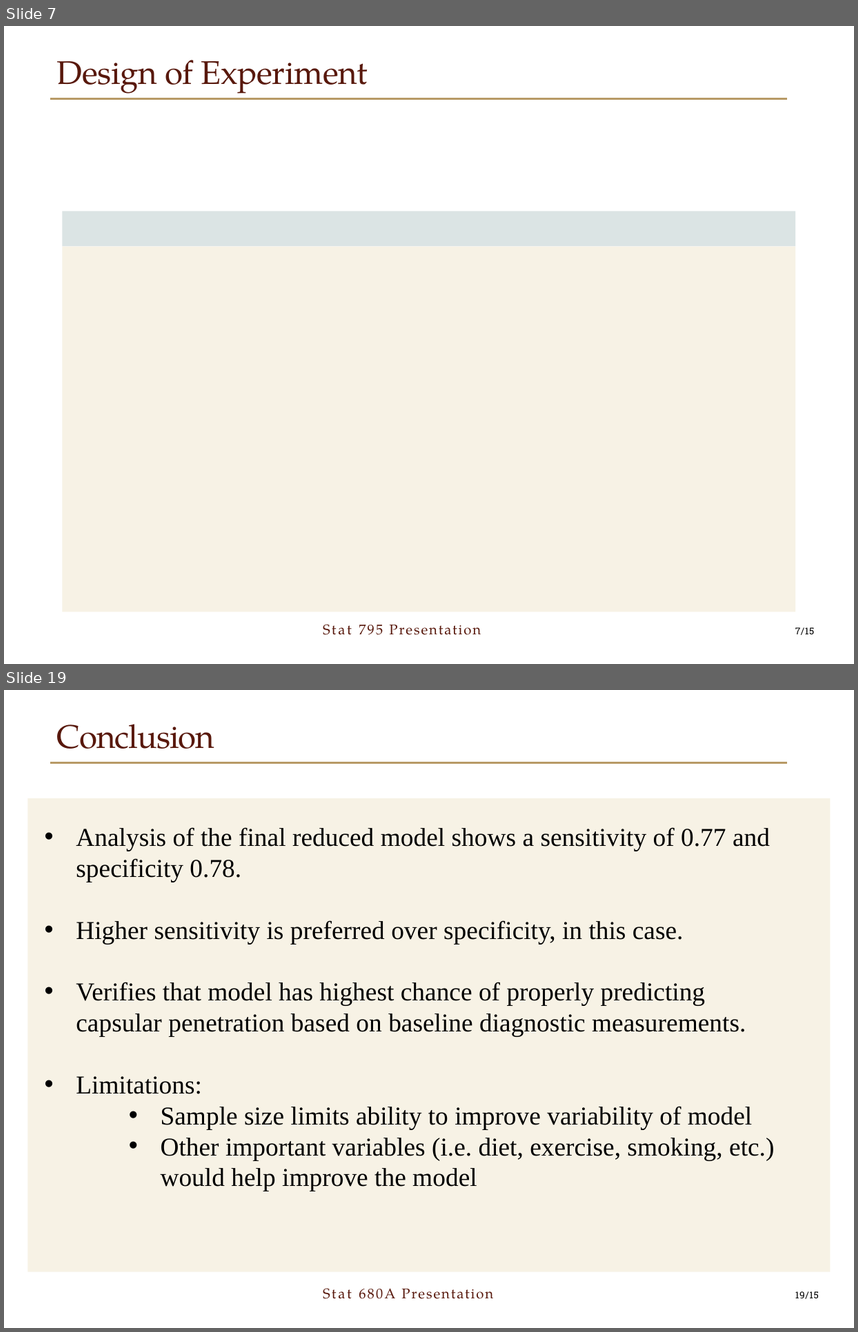
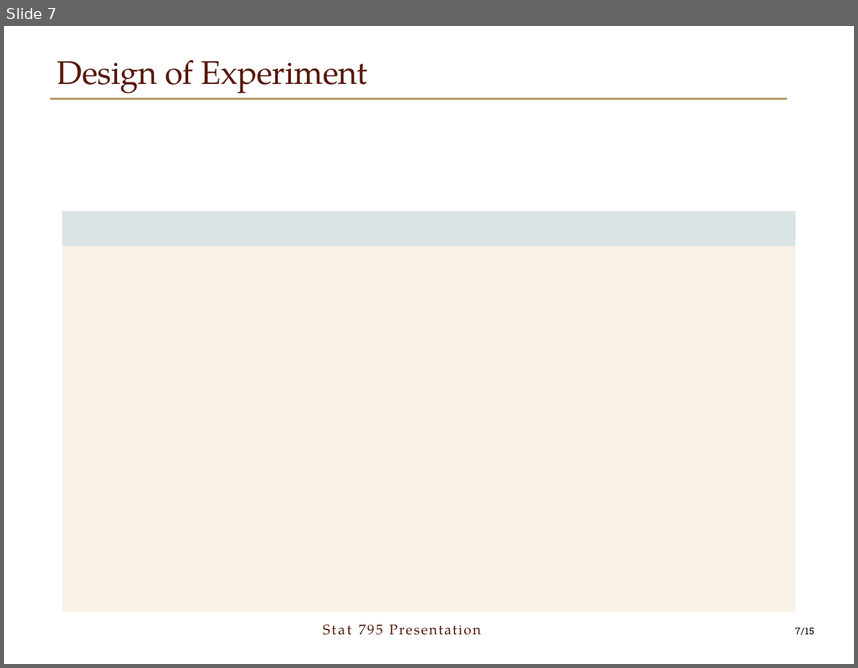
Before and after one commit to boygloyd/Stat795_Final_Project, a slide deck: Presentation/795 PowerPoint.pptx. Shown one above the other, each under a label of ours: slides 7 and 19 before the commit, slide 7 after it; the slides between them are not shown. The pictures are 858x1332 and 858x668 pixels, drawn with LibreOffice and Linux fonts; fonts in the diff are those of the drawing; grey boxes stand for pictures; background and template pictures are left out. Boxes give left, top, right and bottom in pixels: in the first picture for what was removed or moved away, otherwise in the second. Text is boxed around its words. In the diff, an @@ line names an element or a change of style, - is before the commit and + after.

```diff
--- a/Presentation/795 PowerPoint.pptx
+++ b/Presentation/795 PowerPoint.pptx
@@ slide 19 removed at [4,690,854,1328], background #FFFFFF; not listed: 1 template element that a slide beside it also shows @@
@@ text removed at [57,724,214,749] @@
-Conclusion
@@ freeform shape removed at [27,798,831,1272] @@
@@ text removed at [76,827,774,1192] @@
-• Analysis of the final reduced model shows a sensitivity of 0.77 and specificity 0.78.
-• Higher sensitivity is preferred over specificity, in this case.
-• Verifies that model has highest chance of properly predicting capsular penetration based on baseline diagnostic measurements.
-• Limitations:
-  • Sample size limits ability to improve variability of model
-  • Other important variables (i.e. diet, exercise, smoking, etc.) would help improve the model
@@ text removed at [401,1289,493,1299] @@
-Stat 680A Presentation
@@ page number removed at [795,1292,819,1299] @@
-19/15
```
Also in this commit, not shown: 10 other slides removed.
